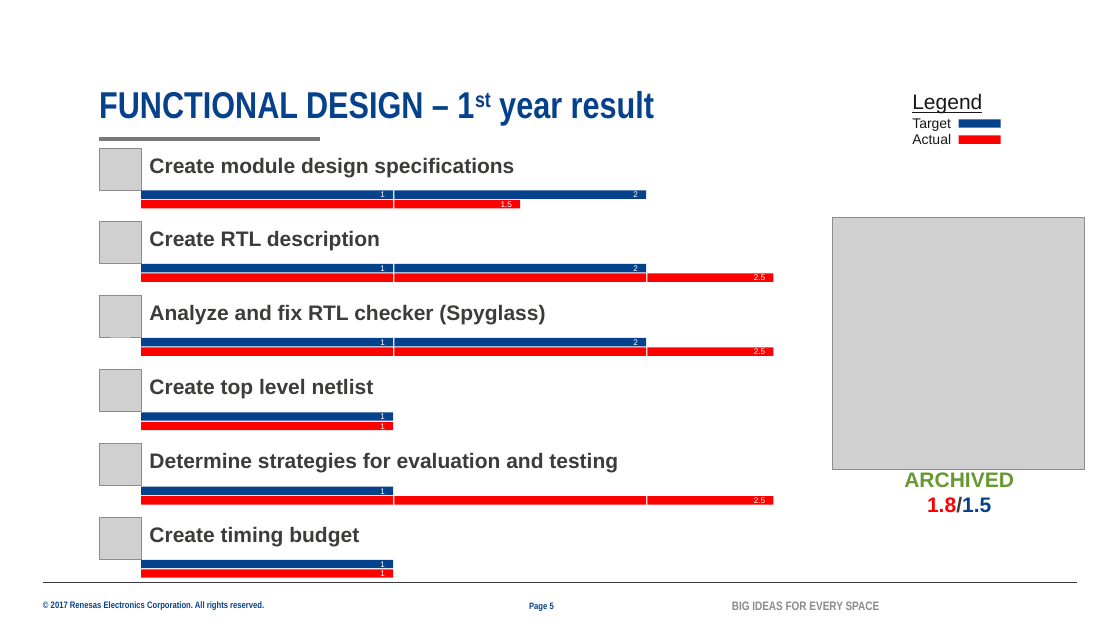
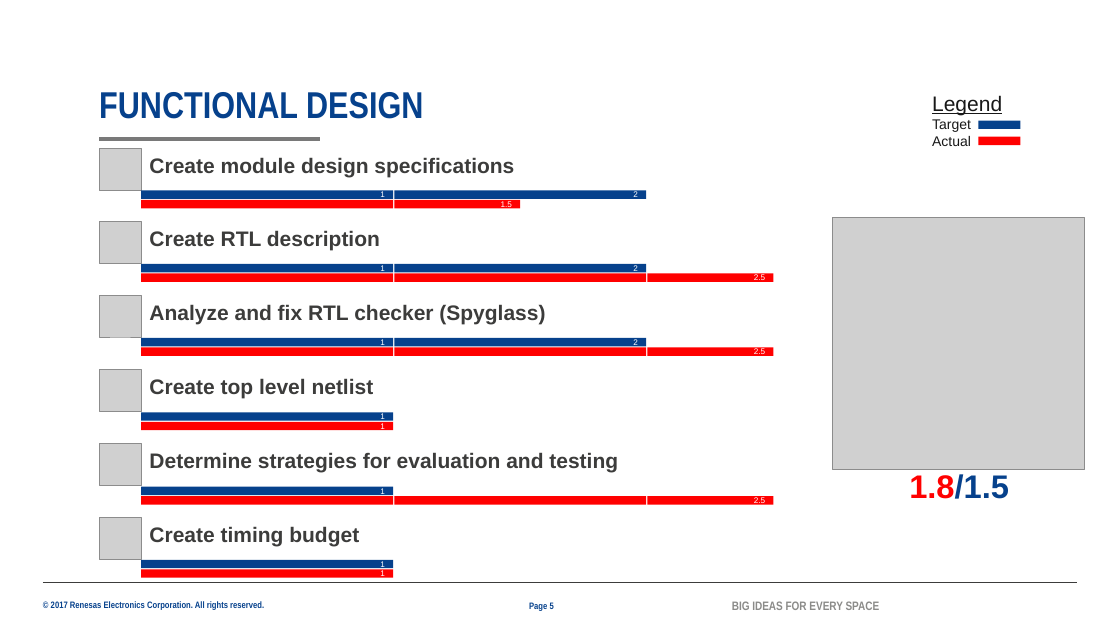
Before and after one commit to lesyhau/bridge, a slide deck: slide 5 of mms.pptx. Drawn at 1120x630 pixels with LibreOffice and Linux fonts; fonts in the diff are those of the drawing; grey boxes stand for pictures; background and template pictures are left out. Boxes give left, top, right and bottom in pixels: in the first picture for what was removed or moved away, otherwise in the second. Text is boxed around its words. In the diff, an @@ line names an element or a change of style, - is before the commit and + after.

```diff
--- a/mms.pptx
+++ b/mms.pptx
@@ title at bbox=[99, 92, 423, 119]: text changed @@
-FUNCTIONAL DESIGN – 1st year result
+FUNCTIONAL DESIGN
@@ 2 rectangles, 1 text: place and size @@
-2 rectangles, 1 text at bbox=[912, 93, 1001, 144]
+2 rectangles, 1 text at bbox=[932, 95, 1021, 146]
@@ text "1.8/1.5" at bbox=[909, 474, 1009, 499]: size 18 to 28 pt; text colour #3C3C3B to #06418C in "1.8/1.5" @@
@@ text at bbox=[904, 472, 1014, 487]: paragraph removed @@
-ARCHIVED
```
Also in this commit, not shown: 9 other slides changed.
